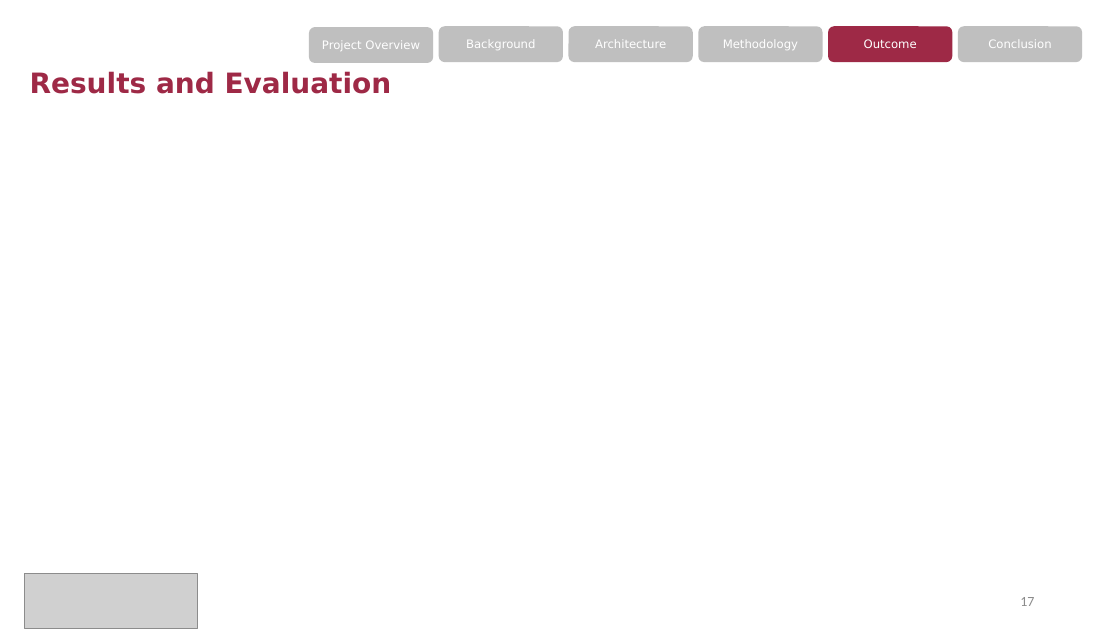
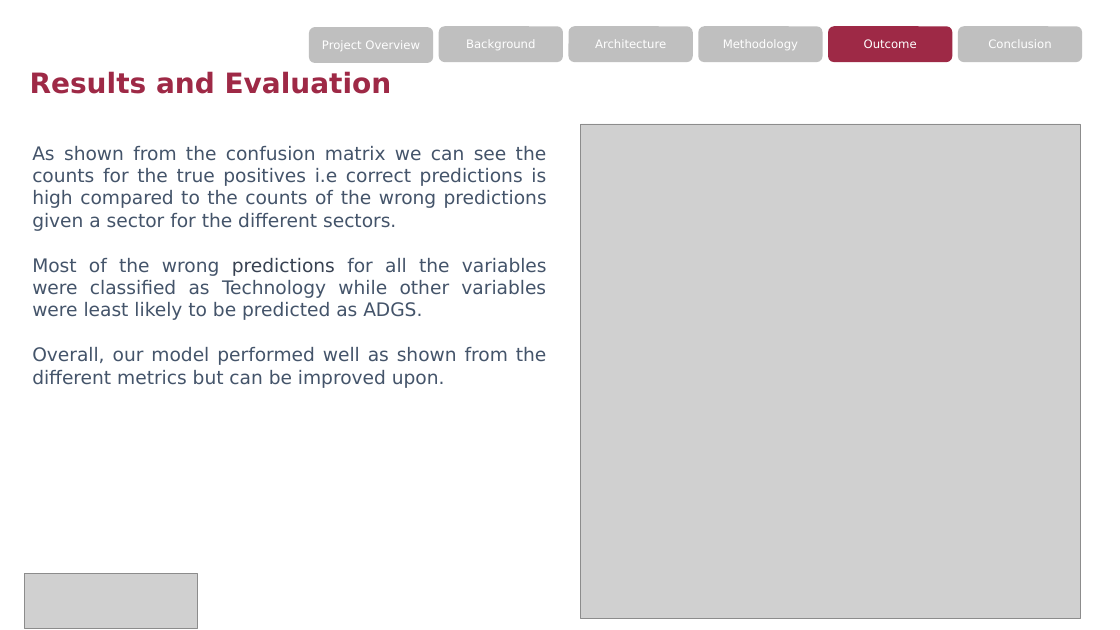
Before and after one commit to zqw86713/MSCA_31008_0N01_Winter_2023_Data_Mining_Principles, a slide deck: slide 18 of Final_project/MScA_31008_Final_Project_Presentation - Pitchbook Industry Classification.pptx (slide 17 before the commit). Drawn at 1120x630 pixels with LibreOffice and Linux fonts; fonts in the diff are those of the drawing; grey boxes stand for pictures. Boxes give left, top, right and bottom in pixels: in the first picture for what was removed or moved away, otherwise in the second. Text is boxed around its words. In the diff, an @@ line names an element or a change of style, - is before the commit and + after.

```diff
--- a/Final_project/MScA_31008_Final_Project_Presentation - Pitchbook Industry Classification.pptx
+++ b/Final_project/MScA_31008_Final_Project_Presentation - Pitchbook Industry Classification.pptx
@@ text added at (32,146,547,388), 16 pt, text #44546A @@
+As shown from the confusion matrix we can see the counts for the true positives i.e correct predictions is high compared to the counts of the wrong predictions given a sector for the different sectors.
+Most of the wrong predictions for all the variables were classified as Technology while other variables were least likely to be predicted as ADGS.
+Overall, our model performed well as shown from the different metrics but can be improved upon.
@@ picture added at (581,124,1080,619) @@
@@ page number removed at (1020,597,1034,606) @@
-17
```
Also in this commit, not shown: 1 other slide changed, 2 slides added.
